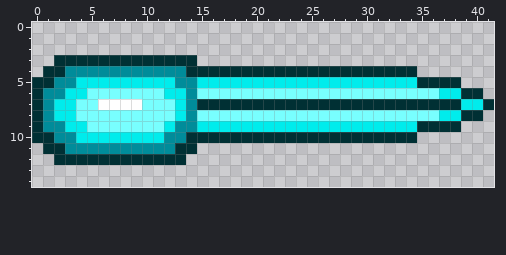
Edited in one commit: pixel-art sprite (Assets/Attacks/sword.png). Above: the version before the commit.
The file is 42x15 pixels.
New version:
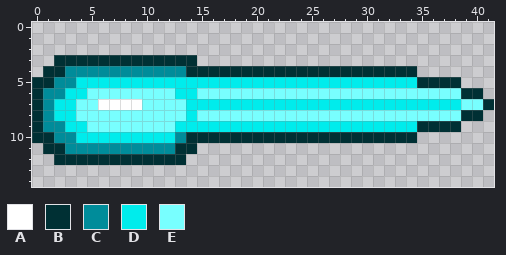
Palette (. is transparent): A #ffffff  B #003034  C #008c9a  D #00ecec  E #78ffff
Edits made:
The author changed colour B to colour D in row 7 at x 15 to 38.
The author changed colour C to colour D in row 5 at x 13 to 14; in rows 6 to 8 at x 14; in row 9 at x 13 to 14; in row 10 at x 12.
The author changed colour D to colour E in row 6 at x 12 and 37 to 38; in row 7 at x 13 and 39 to 40; in row 8 at x 13 and 37 to 38; in row 9 at x 12.
Where, in picture pixels (left, top, right, bottom), the same in both pictures:
changed: (164, 77, 483, 143)
